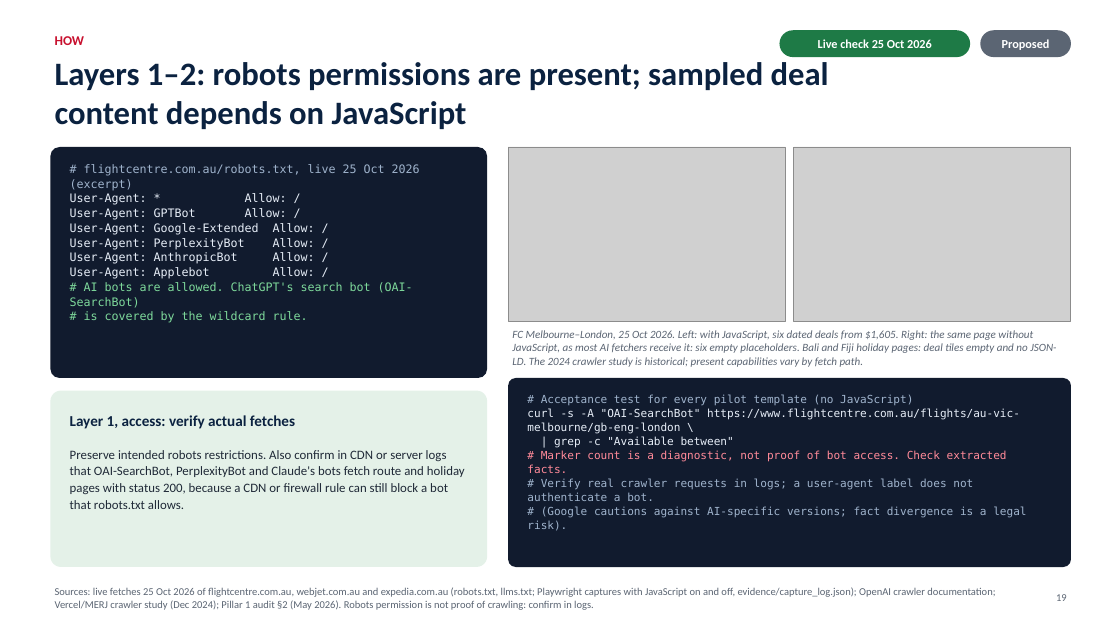
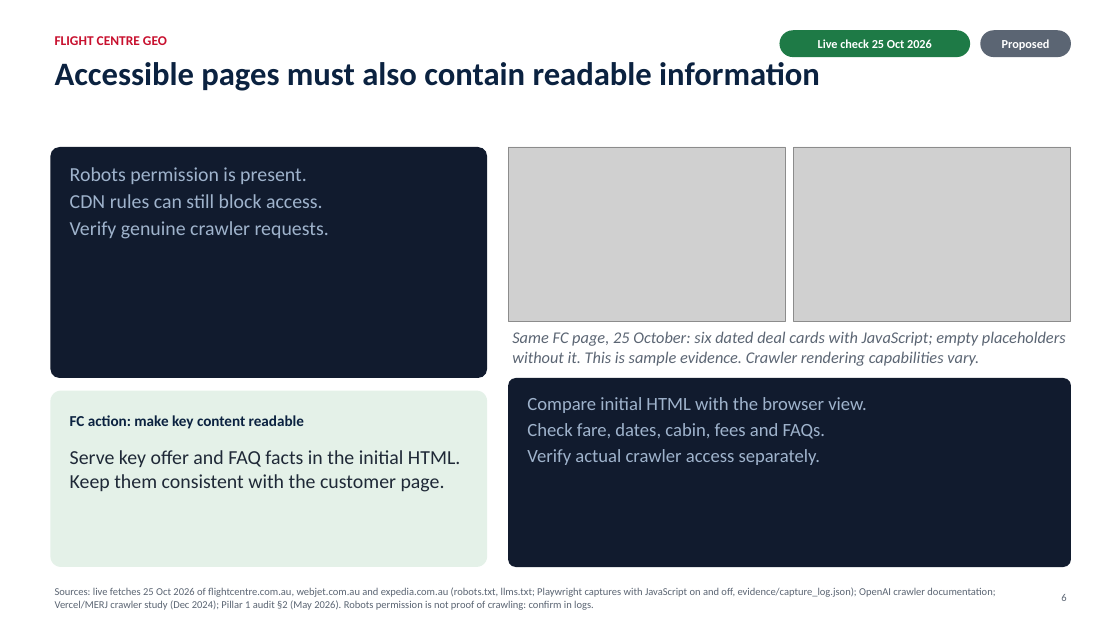
Before and after one commit to muhammadmubbashar/GEO--Generative-Engine-Optimisation, a slide deck: slide 6 of presentation/FC_GEO_Leadership_Final.pptx (slide 19 before the commit). Drawn at 1120x630 pixels with LibreOffice and Linux fonts; fonts in the diff are those of the drawing; grey boxes stand for pictures. Boxes give left, top, right and bottom in pixels: in the first picture for what was removed or moved away, otherwise in the second. Text is boxed around its words. In the diff, an @@ line names an element or a change of style, - is before the commit and + after.

```diff
--- a/presentation/FC_GEO_Leadership_Final.pptx
+++ b/presentation/FC_GEO_Leadership_Final.pptx
@@ text at bbox=[55, 36, 167, 45]: text changed @@
-HOW
+FLIGHT CENTRE GEO
@@ text at bbox=[55, 62, 820, 91]: text changed @@
-Layers 1–2: robots permissions are present; sampled deal content depends on JavaScript
+Accessible pages must also contain readable information
@@ text at bbox=[70, 167, 329, 239]: text changed; size 10 to 17 pt; font DejaVu Sans Mono to Calibri; text colour #E6EDF7 to #9FB3CC @@
-# flightcentre.com.au/robots.txt, live 25 Oct 2026 (excerpt)
-User-Agent: * Allow: /
-User-Agent: GPTBot Allow: /
-User-Agent: Google-Extended Allow: /
-User-Agent: PerplexityBot Allow: /
-User-Agent: AnthropicBot Allow: /
-User-Agent: Applebot Allow: /
-# AI bots are allowed. ChatGPT's search bot (OAI-SearchBot)
-# is covered by the wildcard rule.
+Robots permission is present.
+CDN rules can still block access.
+Verify genuine crawler requests.
@@ text at bbox=[512, 331, 1066, 366]: text changed; size 9.5 to 14 pt @@
-FC Melbourne–London, 25 Oct 2026. Left: with JavaScript, six dated deals from $1,605. Right: the same page without JavaScript, as most AI fetchers receive it: six empty placeholders. Bali and Fiji holiday pages: deal tiles empty and no JSON-LD. The 2024 crawler study is historical; present capabilities vary by fetch path.
+Same FC page, 25 October: six dated deal cards with JavaScript; empty placeholders without it. This is sample evidence. Crawler rendering capabilities vary.
@@ text at bbox=[70, 415, 304, 429]: text changed @@
-Layer 1, access: verify actual fetches
+FC action: make key content readable
@@ text at bbox=[527, 397, 867, 465]: text changed; size 9.5 to 16 pt; font DejaVu Sans Mono to Calibri @@
-# Acceptance test for every pilot template (no JavaScript)
-curl -s -A "OAI-SearchBot" https://www.flightcentre.com.au/flights/au-vic-melbourne/gb-eng-london \
-| grep -c "Available between"
-# Marker count is a diagnostic, not proof of bot access. Check extracted facts.
-# Verify real crawler requests in logs; a user-agent label does not authenticate a bot.
-# (Google cautions against AI-specific versions; fact divergence is a legal risk).
+Compare initial HTML with the browser view.
+Check fare, dates, cabin, fees and FAQs.
+Verify actual crawler access separately.
@@ text at bbox=[70, 450, 460, 492]: text changed; size 11 to 17 pt @@
-Preserve intended robots restrictions. Also confirm in CDN or server logs that OAI-SearchBot, PerplexityBot and Claude's bots fetch route and holiday pages with status 200, because a CDN or firewall rule can still block a bot that robots.txt allows.
+Serve key offer and FAQ facts in the initial HTML. Keep them consistent with the customer page.
@@ text at bbox=[1061, 594, 1066, 601]: text changed @@
-19
+6
```
Also in this commit, not shown: 30 other slides changed, 4 slides added, 6 other files.
